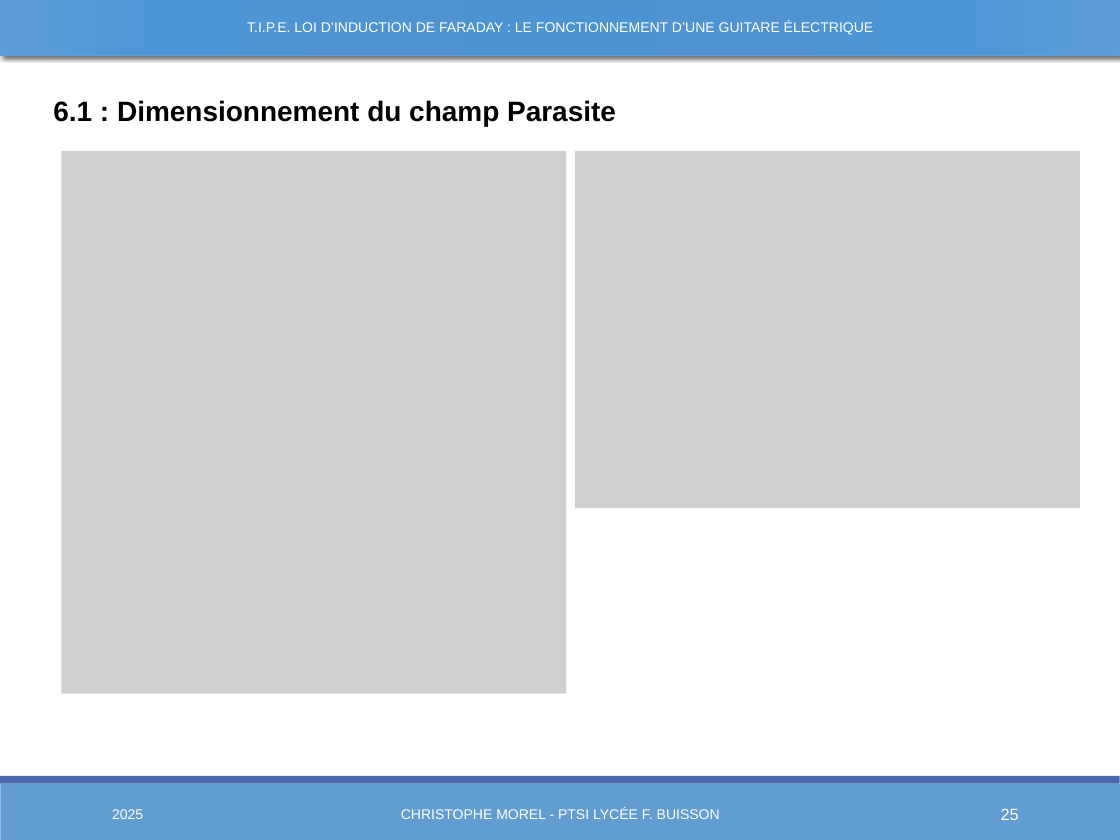
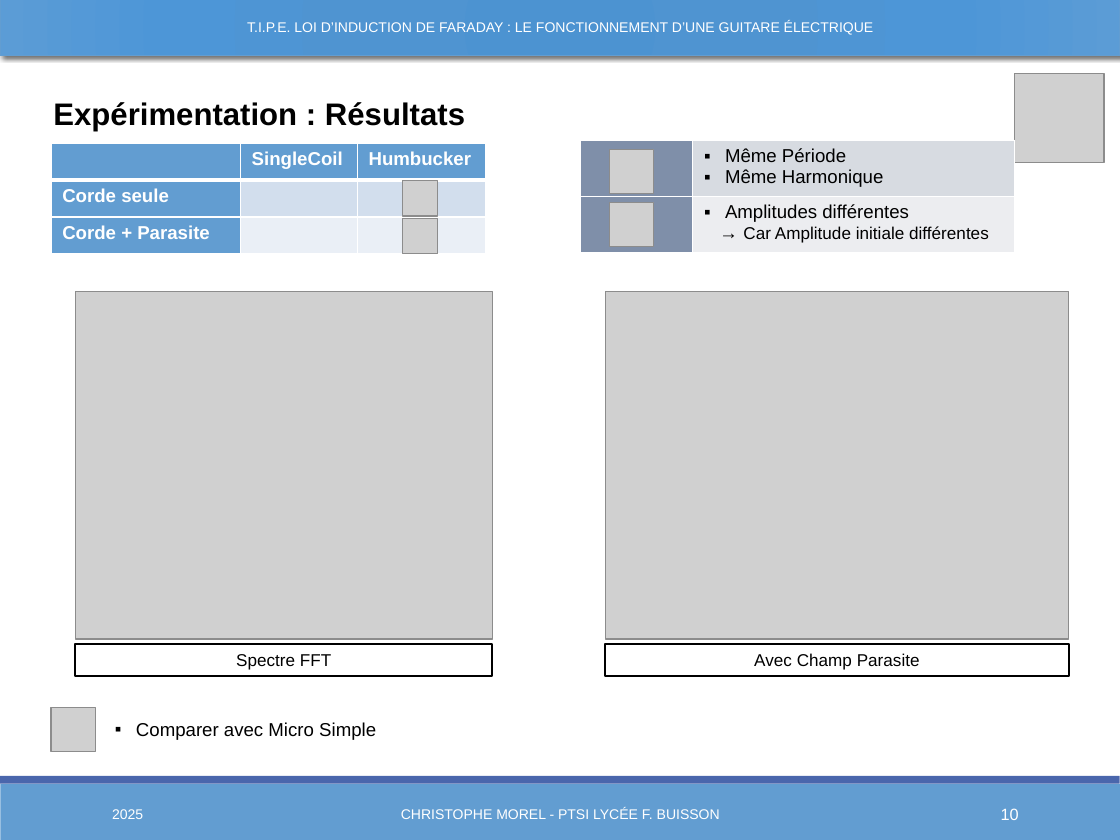
Before and after one commit to Chrismorel7/TIPE---Micro_guitare_elec, a slide deck: slide 10 of Views/Presentation3.pptx (slide 25 before the commit). Drawn at 1120x840 pixels with LibreOffice and Linux fonts; fonts in the diff are those of the drawing; grey boxes stand for pictures. Boxes give left, top, right and bottom in pixels: in the first picture for what was removed or moved away, otherwise in the second. Text is boxed around its words. In the diff, an @@ line names an element or a change of style, - is before the commit and + after.

```diff
--- a/Views/Presentation3.pptx
+++ b/Views/Presentation3.pptx
@@ picture added at [1015, 74, 1104, 162] @@
@@ text removed at [53, 100, 616, 126] @@
-6.1 : Dimensionnement du champ Parasite
@@ text added at [53, 102, 465, 131], 20 pt, text #000000, bold @@
+Expérimentation : Résultats
@@ table added at [52, 143, 485, 254], 3 rows, 3 columns @@
+ | SingleCoil | Humbucker
+Corde seule |  | 
+Corde + Parasite |  | 
@@ table added at [580, 140, 1014, 252], 2 rows, 2 columns @@
+ | Même Période / Même Harmonique
+ | Amplitudes différentes / → Car Amplitude initiale différentes
@@ picture added at [610, 149, 654, 193] @@
@@ picture removed at [576, 151, 1081, 508] @@
@@ picture added at [403, 180, 438, 215] @@
@@ picture added at [610, 203, 654, 246] @@
@@ picture added at [403, 218, 438, 253] @@
@@ picture: place and size @@
-picture at [62, 151, 567, 694]
+picture at [75, 291, 493, 638]
@@ picture added at [605, 291, 1068, 638] @@
@@ rectangle added at [75, 644, 493, 676], fill #FFFFFF, outline #000000 1.25 pt, 11 pt, text #000000 @@
+Spectre FFT
@@ rectangle added at [605, 644, 1068, 676], fill #FFFFFF, outline #000000 1.25 pt, 11 pt, text #000000 @@
+Avec Champ Parasite
@@ picture added at [52, 708, 95, 752] @@
@@ text added at [136, 722, 376, 740], 12 pt, text #000000 @@
+▪ Comparer avec Micro Simple
@@ page number at [1001, 808, 1019, 820]: text changed @@
-25
+10
```
Also in this commit, not shown: 4 other slides changed, 20 other files.
